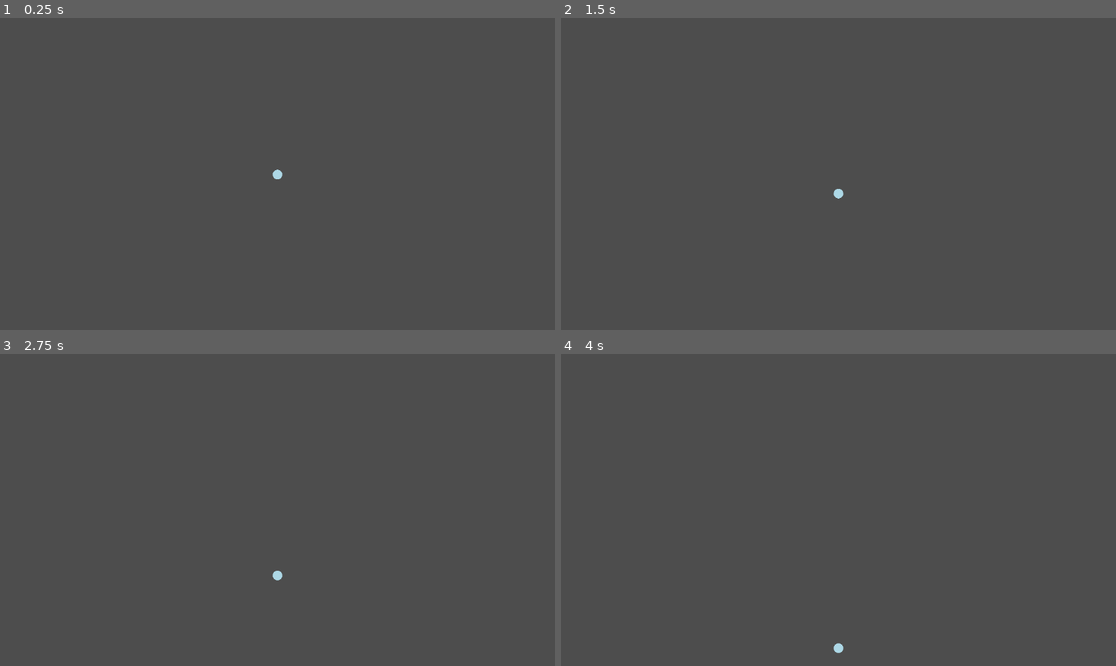
Above: before the commit, frames 1-4 (two rows, left to right).
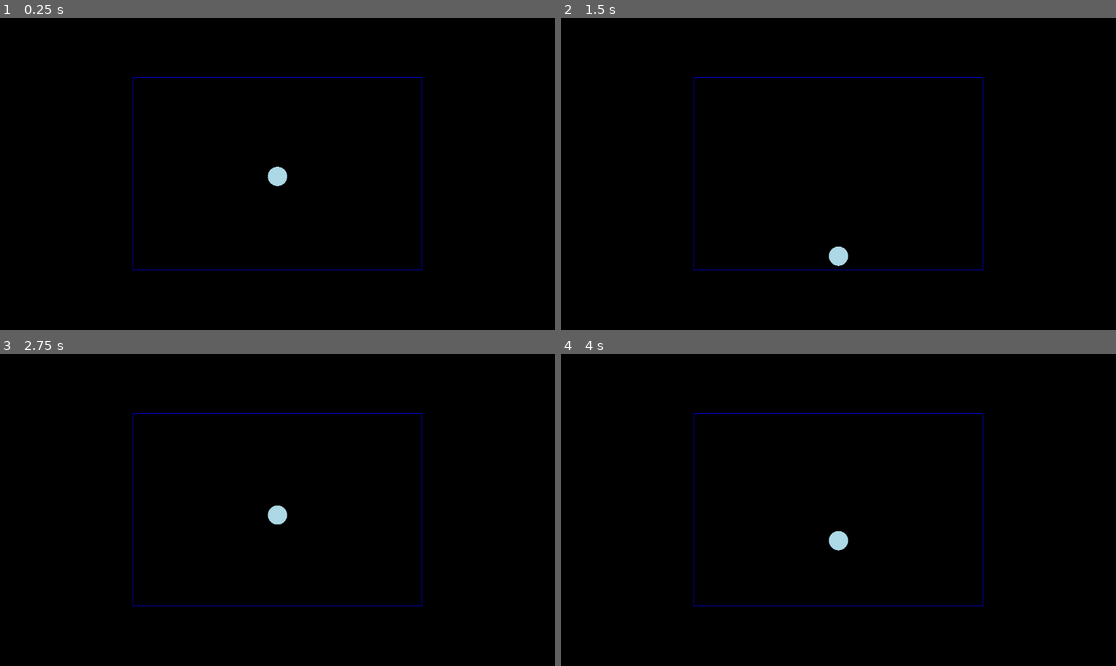
Above: after the commit, the same moments.

Repository: Shuflduf/GodotLiquidSim
Game: Godot game, scene res://main.tscn
The game is run twice, just before and just after one commit, with the same random seed, the same clock (stepped at 60 frames per second) and the same inputs.
Inputs:
- Up to frame 1 (0.25 s): no input
- Up to frame 2 (1.5 s): no input
- Up to frame 3 (2.75 s): no input
- Up to frame 4 (4 s): no input

The runs differ from the first frame. In frame 1, 100% of the frame differs, in the area x 0-100%, y 0-100%; in frame 2, 100%; in frame 3, 100%; in frame 4, 100%.

Commit message:
made it bounce

Diff:
--- a/main.gd
+++ b/main.gd
@@ -1,6 +1,9 @@
 extends Node2D
 
 @export var gravity: float
+@export var particle_size: float
+@export_range(0.0, 1.0) var collision_damping: float
+@export var bounds_size: Vector2
 
 var particle_position: Vector2
 var particle_velocity: Vector2
@@ -9,7 +12,19 @@
 func _process(delta: float) -> void:
 	particle_velocity += Vector2.DOWN * gravity * delta
 	particle_position += particle_velocity * delta
+	resolve_collisions()
+
 	queue_redraw()
 
 func _draw() -> void:
-	draw_circle(particle_position, 10, Color.LIGHT_BLUE)
+	draw_circle(particle_position, particle_size, Color.LIGHT_BLUE)
+	draw_rect(Rect2(-bounds_size.x / 2, -bounds_size.y / 2, bounds_size.x, bounds_size.y), Color.BLUE, false, 1.0)
+
+func resolve_collisions():
+	var half_bounds_size = bounds_size / 2 - Vector2.ONE * particle_size
+	if abs(particle_position.x) > half_bounds_size.x:
+		particle_position.x = half_bounds_size.x * sign(particle_position.x)
+		particle_velocity.x *= -collision_damping
+	if abs(particle_position.y) > half_bounds_size.y:
+		particle_position.y = half_bounds_size.y * sign(particle_position.y)
+		particle_velocity.y *= -collision_damping
--- a/main.tscn
+++ b/main.tscn
@@ -1,9 +1,26 @@
-[gd_scene load_steps=2 format=3 uid="uid://boefshpkw5c1u"]
+[gd_scene load_steps=3 format=3 uid="uid://boefshpkw5c1u"]
 
 [ext_resource type="Script" path="res://main.gd" id="1_bvny7"]
 
+[sub_resource type="StyleBoxFlat" id="StyleBoxFlat_x0arq"]
+bg_color = Color(0, 0, 0, 1)
+
 [node name="World" type="Node2D"]
 script = ExtResource("1_bvny7")
-gravity = 35.73
+gravity = 150.0
+particle_size = 20.0
+collision_damping = 1.0
+bounds_size = Vector2(600, 400)
 
 [node name="Camera2D" type="Camera2D" parent="."]
+
+[node name="CanvasLayer" type="CanvasLayer" parent="."]
+layer = -128
+
+[node name="Panel" type="Panel" parent="CanvasLayer"]
+anchors_preset = 15
+anchor_right = 1.0
+anchor_bottom = 1.0
+grow_horizontal = 2
+grow_vertical = 2
+theme_override_styles/panel = SubResource("StyleBoxFlat_x0arq")
